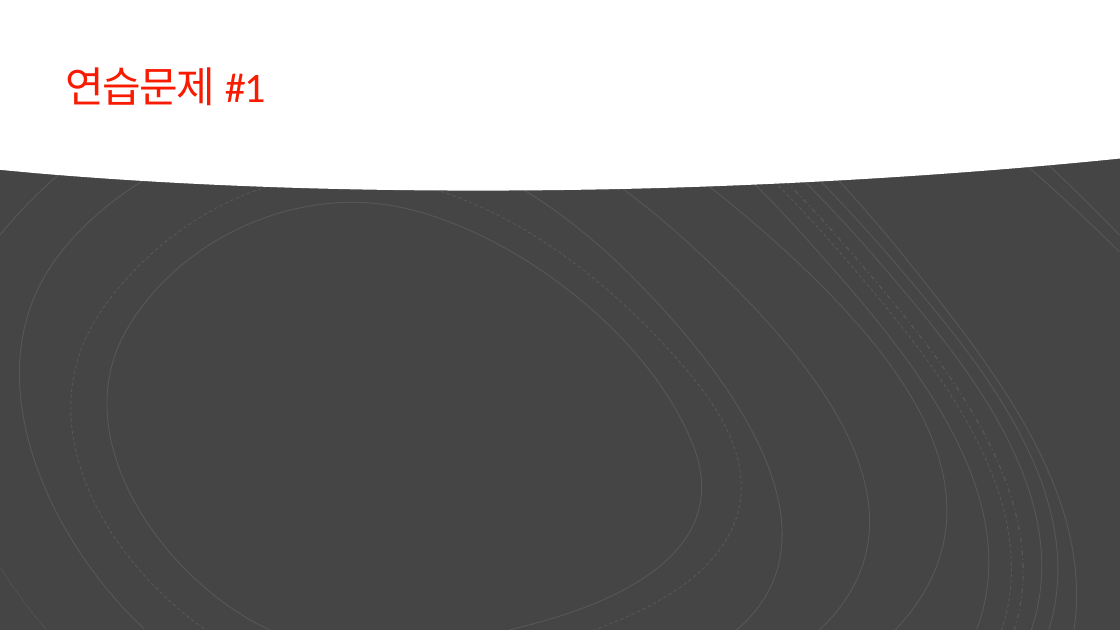
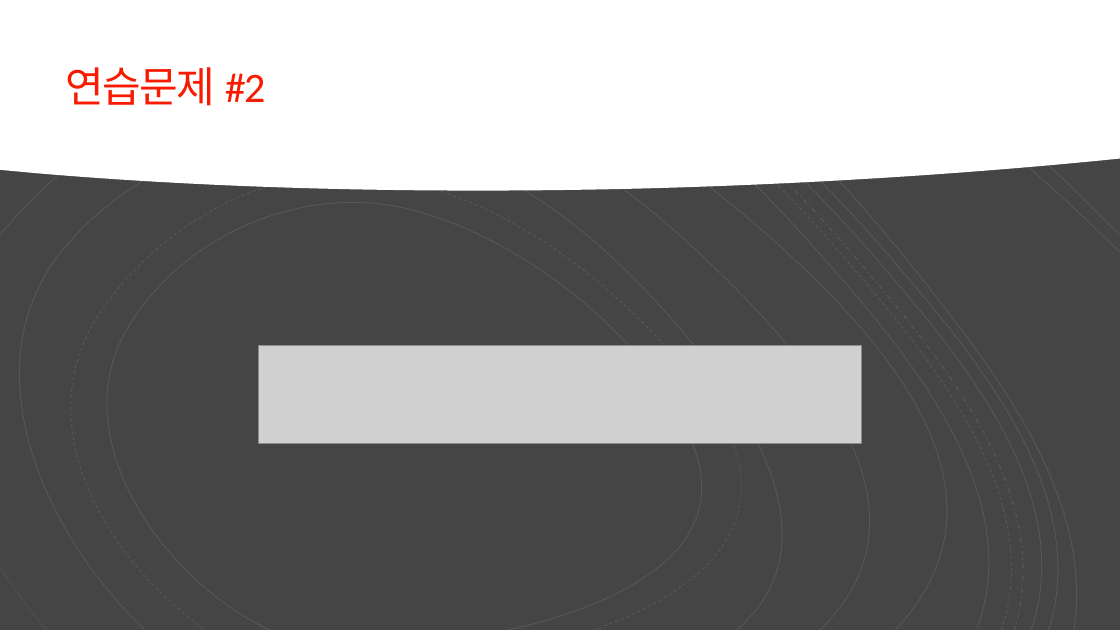
Before and after one commit to Valentine117/python_basic_class, a slide deck: slide 19 of 03장 프로그램의 구조를 쌓는다_제어문.pptx (slide 18 before the commit). Drawn at 1120x630 pixels with LibreOffice and Linux fonts; fonts in the diff are those of the drawing; grey boxes stand for pictures. Boxes give left, top, right and bottom in pixels: in the first picture for what was removed or moved away, otherwise in the second. Text is boxed around its words. In the diff, an @@ line names an element or a change of style, - is before the commit and + after.

Commit message:
연습문제 추가 & while 완성

```diff
--- a/03장 프로그램의 구조를 쌓는다_제어문.pptx
+++ b/03장 프로그램의 구조를 쌓는다_제어문.pptx
@@ title at (x1=66, y1=67, x2=265, y2=106): text changed @@
-연습문제 #1
+연습문제 #2
@@ picture added at (x1=259, y1=345, x2=861, y2=444) @@
```
Also in this commit, not shown: 5 other slides changed, 3 slides added, 1 other file.
